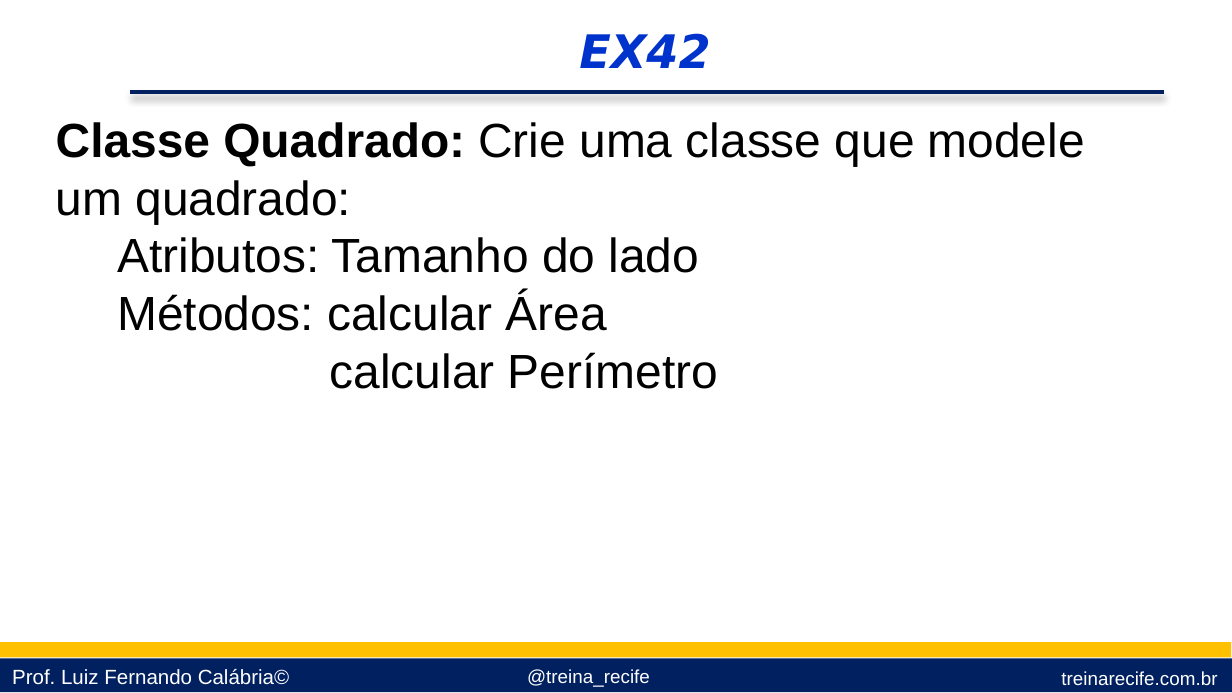
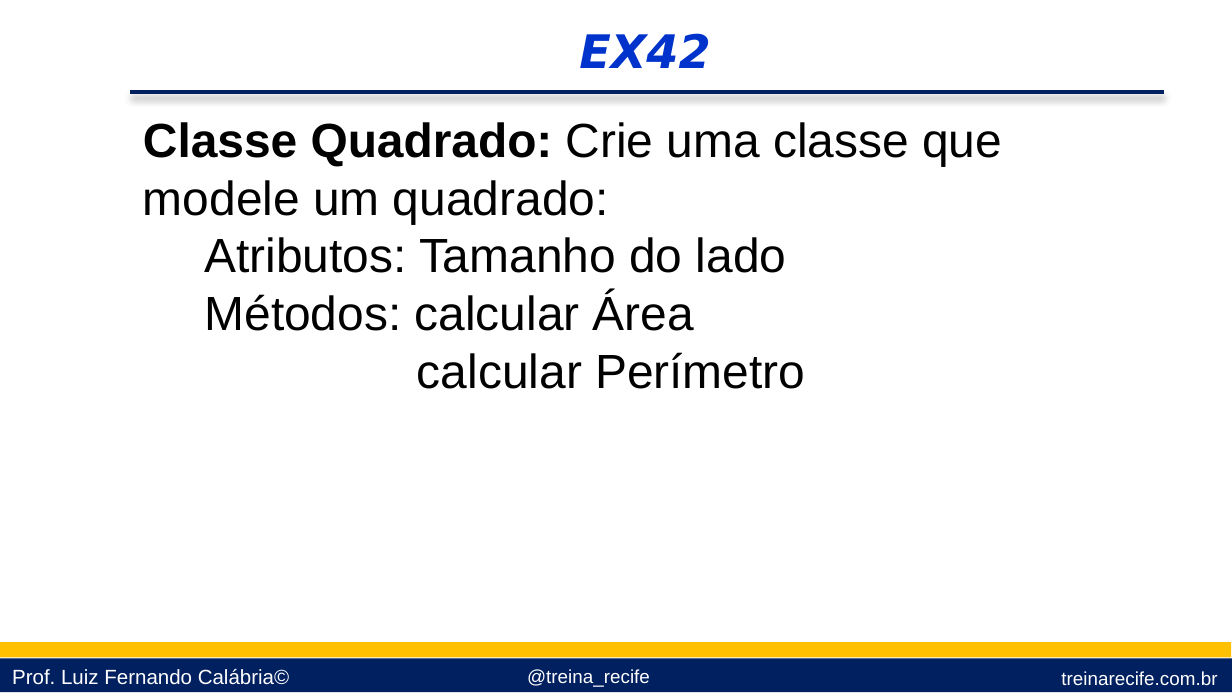
Before and after one commit to lfcalabria/pythonbasico, a slide deck: slide 17 of Apresentações/10 - Orientação a Objetos.pptx. Drawn at 1232x693 pixels with LibreOffice and Linux fonts; fonts in the diff are those of the drawing; background and template pictures are left out. Boxes give left, top, right and bottom in pixels: in the first picture for what was removed or moved away, otherwise in the second. Text is boxed around its words. In the diff, an @@ line names an element or a change of style, - is before the commit and + after.

```diff
--- a/Apresentações/10 - Orientação a Objetos.pptx
+++ b/Apresentações/10 - Orientação a Objetos.pptx
@@ text "Classe Quadrado: Crie uma classe ..." rewrapped from bbox=[56, 122, 1085, 389] to bbox=[143, 122, 1002, 389] @@
```
Also in this commit, not shown: 1 other slide changed, 1 other file.
